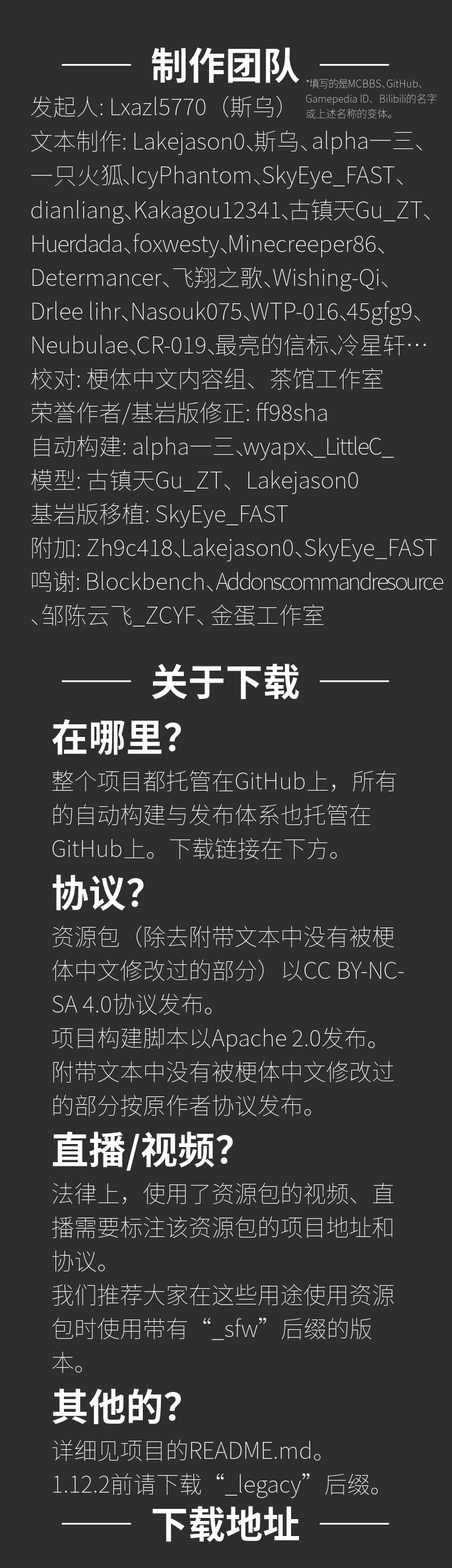
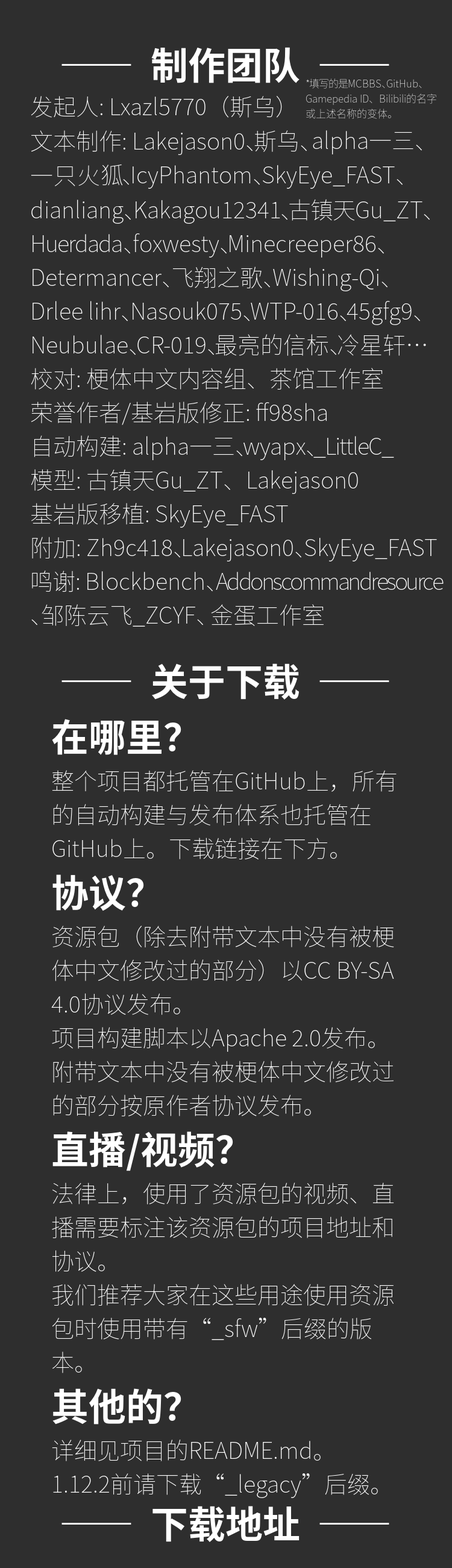
Two versions of the same layered image (452x1568). Layer-by-layer changes:
painted on "在哪里？ ..." over box(51, 961, 405, 1015)
